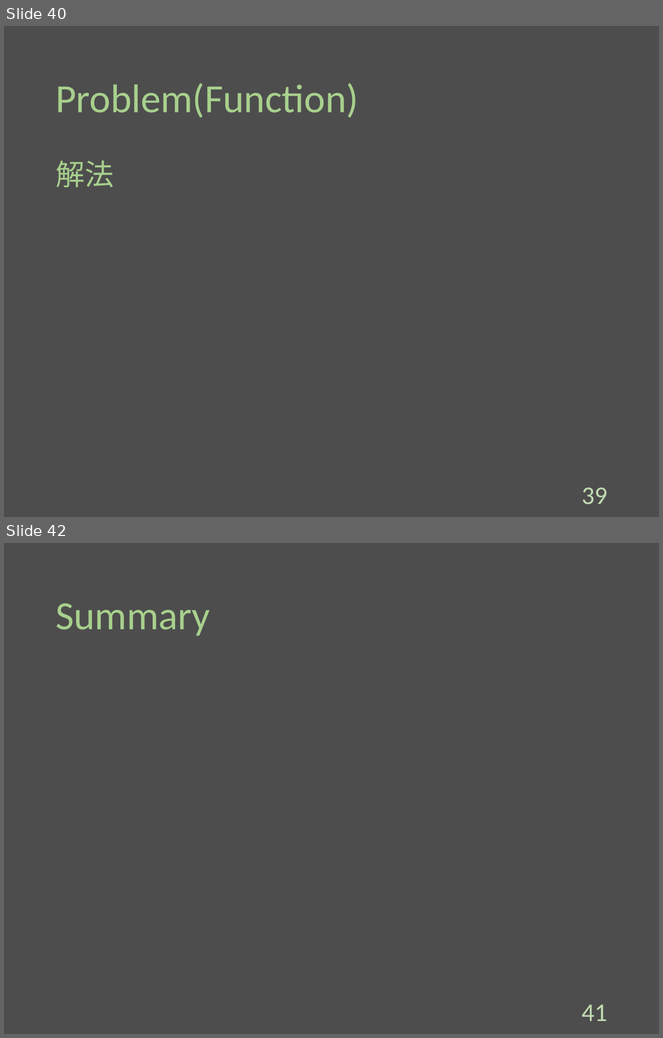
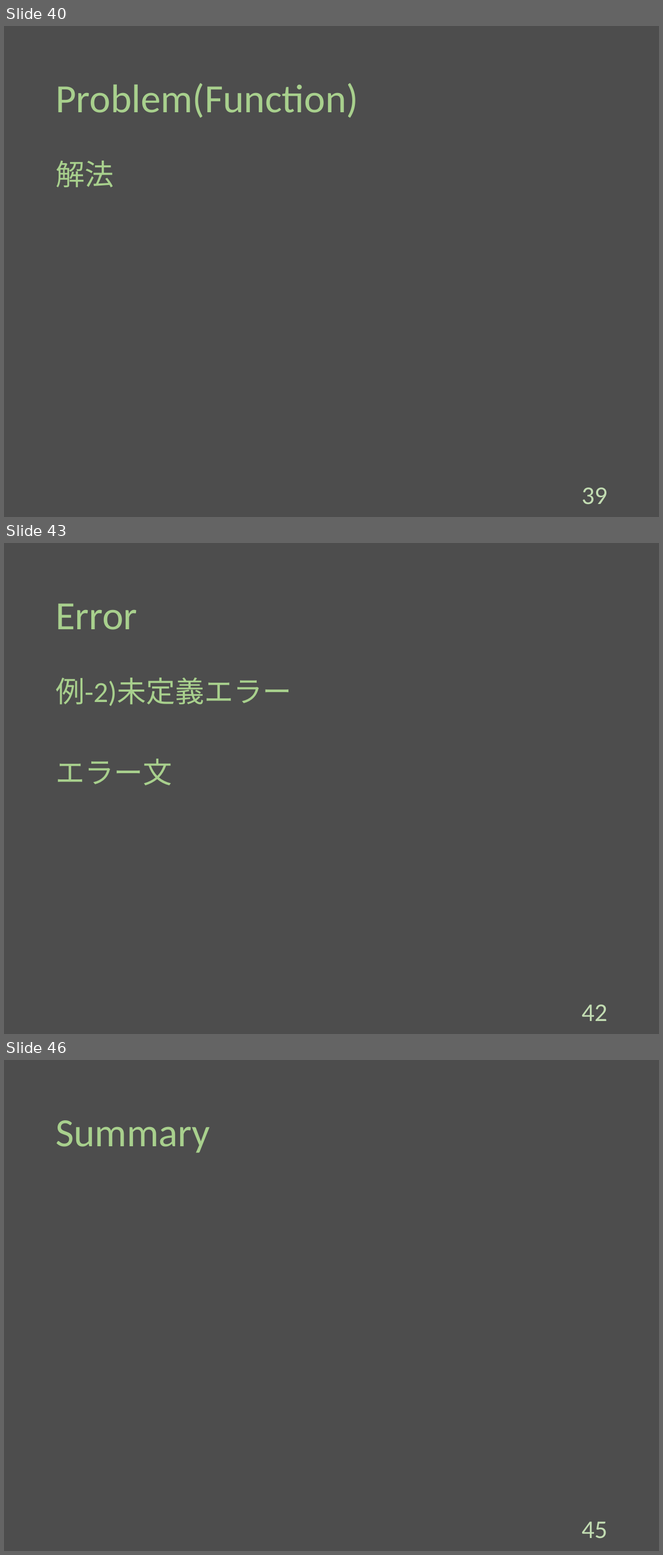
Before and after one commit to Melbeck777/program_seminar, a slide deck: ProgramSlide.pptx. Shown one above the other, each under a label of ours: slides 40 and 42 before the commit, slides 40, 43 and 46 after it; the slides between them are not shown. The pictures are 663x1038 and 663x1555 pixels, drawn with LibreOffice and Linux fonts; fonts in the diff are those of the drawing. Boxes give left, top, right and bottom in pixels: in the first picture for what was removed or moved away, otherwise in the second. Text is boxed around its words. In the diff, an @@ line names an element or a change of style, - is before the commit and + after.

Commit message:
[add]:Wrote the 'Error'.

```diff
--- a/ProgramSlide.pptx
+++ b/ProgramSlide.pptx
@@ slide 43 added at <box>4,543,659,1034</box>, background #4D4D4D @@
@@ title added at <box>55,603,137,630</box>, 44 pt, text #A8D08D @@
+Error
@@ text added at <box>55,678,292,786</box>, 32 pt, text #A8D08D @@
+例-2)未定義エラー
+エラー文
@@ page number added at <box>582,1005,608,1021</box>, 28 pt, text #C3DDB3 @@
+42
@@ what was slide 42 is now slide 46 @@
@@ page number at <box>582,1522,608,1539</box>: text changed @@
-41
+45
```
Also in this commit, not shown: 4 other slides added, 1 slide removed.
